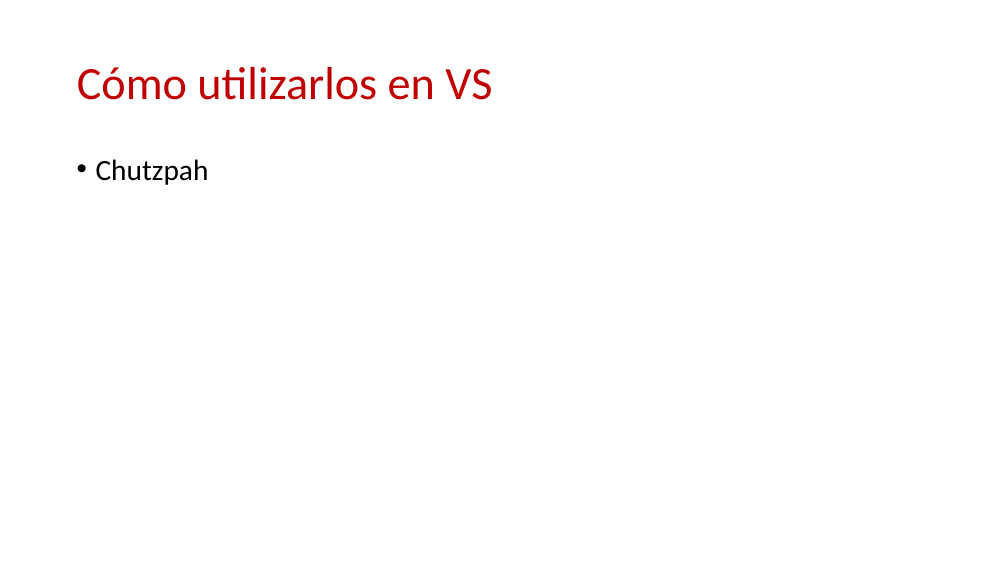
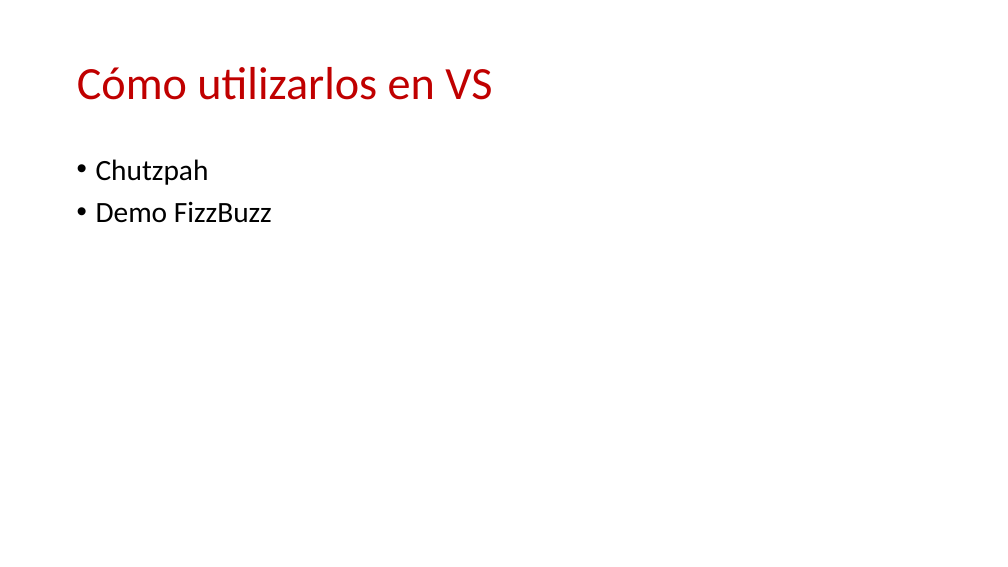
Before and after one commit to ericuss/TDD-Miercolex-Tokiota, a slide deck: slide 3 of Documentacion/jasmine.pptx (slide 9 before the commit). Drawn at 1008x567 pixels with LibreOffice and Linux fonts; fonts in the diff are those of the drawing; background and template pictures are left out. Boxes give left, top, right and bottom in pixels: in the first picture for what was removed or moved away, otherwise in the second. Text is boxed around its words. In the diff, an @@ line names an element or a change of style, - is before the commit and + after.

```diff
--- a/Documentacion/jasmine.pptx
+++ b/Documentacion/jasmine.pptx
@@ text at (96, 201, 272, 223): paragraph added @@
+• Demo FizzBuzz
```
Also in this commit, not shown: 6 other slides changed, 4 slides added, 2 other files.
